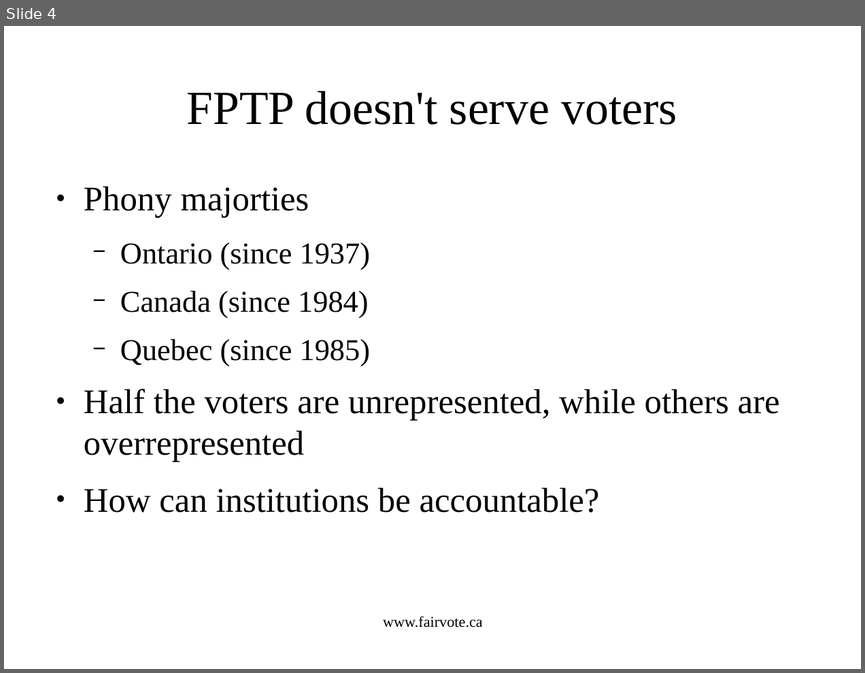
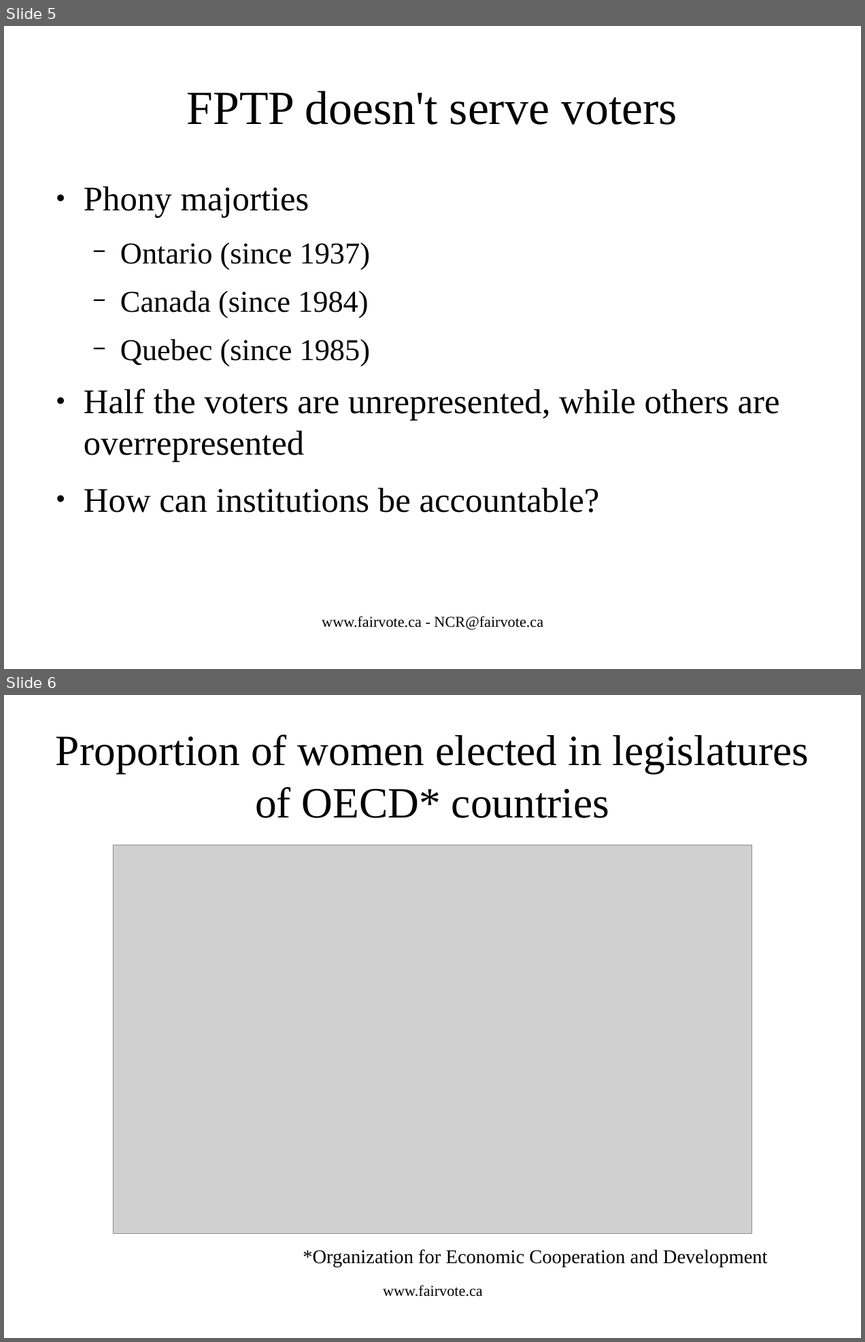
Before and after one commit to cyclingzealot/fvc_presentation, a slide deck: votingSystems.odp. Shown one above the other, each under a label of ours: slide 4 before the commit, slides 5 and 6 after it. The pictures are 865x673 and 865x1342 pixels, drawn with LibreOffice and Linux fonts; fonts in the diff are those of the drawing; grey boxes stand for pictures. Boxes give left, top, right and bottom in pixels: in the first picture for what was removed or moved away, otherwise in the second. Text is boxed around its words. In the diff, an @@ line names an element or a change of style, - is before the commit and + after.

```diff
--- a/votingSystems.odp
+++ b/votingSystems.odp
@@ slide 6 added at (x1=4, y1=695, x2=861, y2=1338), background #FFFFFF @@
@@ title added at (x1=56, y1=734, x2=809, y2=818), 40 pt, text #000000 @@
+Proportion of women elected in legislatures of OECD* countries
@@ picture added at (x1=113, y1=845, x2=752, y2=1233) @@
@@ text added at (x1=303, y1=1249, x2=768, y2=1267), 18 pt, text #000000 @@
+*Organization for Economic Cooperation and Development
@@ text added at (x1=383, y1=1285, x2=483, y2=1296), 14 pt, text #000000 @@
+www.fairvote.ca
@@ what was slide 4 is now slide 5 @@
@@ slide 5 changed as well @@
@@ text at (x1=322, y1=616, x2=543, y2=630): text changed @@
-www.fairvote.ca
+www.fairvote.ca - NCR@fairvote.ca
```
Also in this commit, not shown: 56 other slides changed, 8 other slides added, 8 other files.
